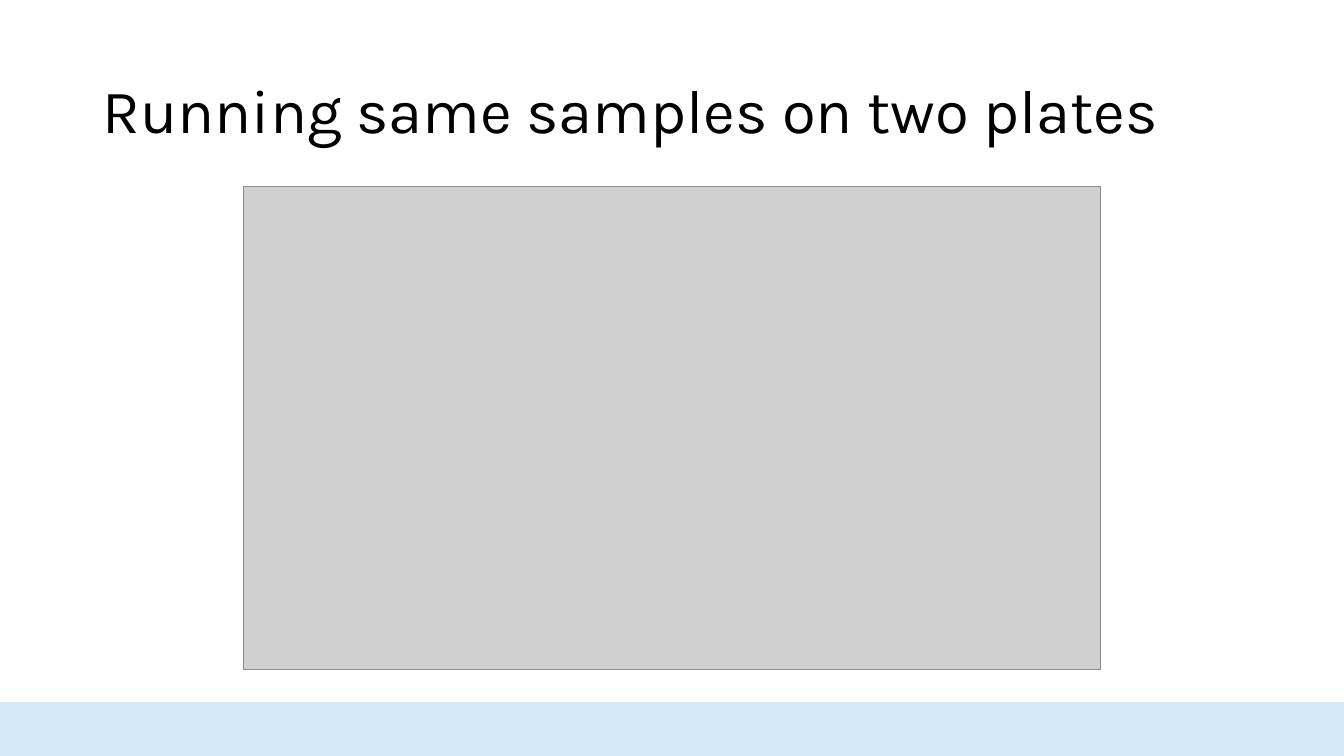
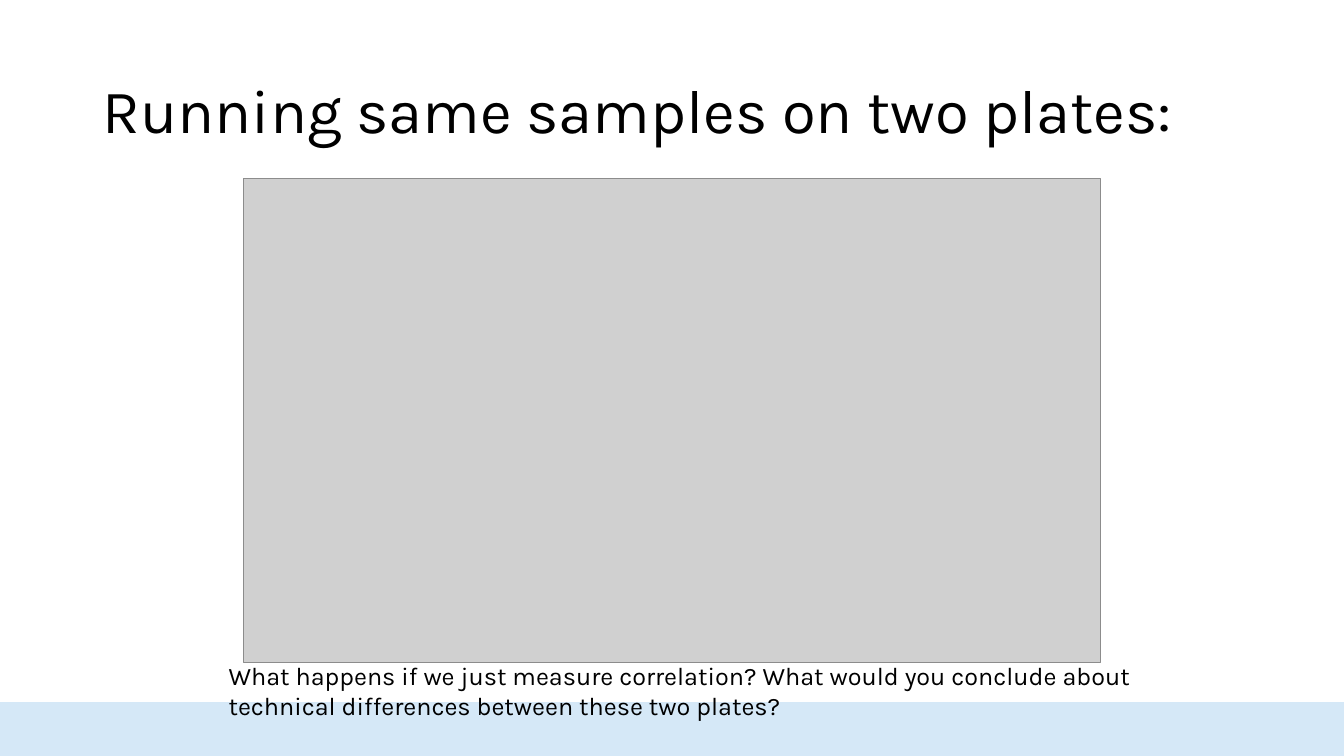
Before and after one commit to HopkinsIDD/seroanalytics_workshop, a slide deck: slide 7 of Lecture 2/Lecture 2 draft V2.pptx (slide 35 before the commit). Drawn at 1344x756 pixels with LibreOffice and Linux fonts; fonts in the diff are those of the drawing; grey boxes stand for pictures; background and template pictures are left out. Boxes give left, top, right and bottom in pixels: in the first picture for what was removed or moved away, otherwise in the second. Text is boxed around its words. In the diff, an @@ line names an element or a change of style, - is before the commit and + after.

```diff
--- a/Lecture 2/Lecture 2 draft V2.pptx
+++ b/Lecture 2/Lecture 2 draft V2.pptx
@@ title at bbox=[102, 90, 1172, 148]: text changed @@
-Running same samples on two plates
+Running same samples on two plates:
@@ picture: place and size @@
-picture at bbox=[244, 187, 1101, 670]
+picture at bbox=[244, 178, 1101, 662]
@@ text added at bbox=[229, 662, 1130, 721], 18 pt, text #000000 @@
+What happens if we just measure correlation? What would you conclude about technical differences between these two plates?
```
Also in this commit, not shown: 11 other slides changed, 9 slides added, 17 slides removed.
